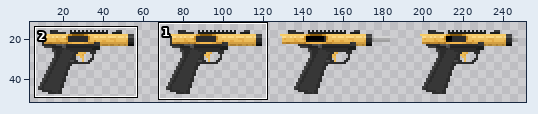
File history of a sprite sheet, Assets/Art/Sprites/Player/TranquilizerPistol.png. Above, an overview of the earlier version with the close-up marked.
Close-up. As it was:
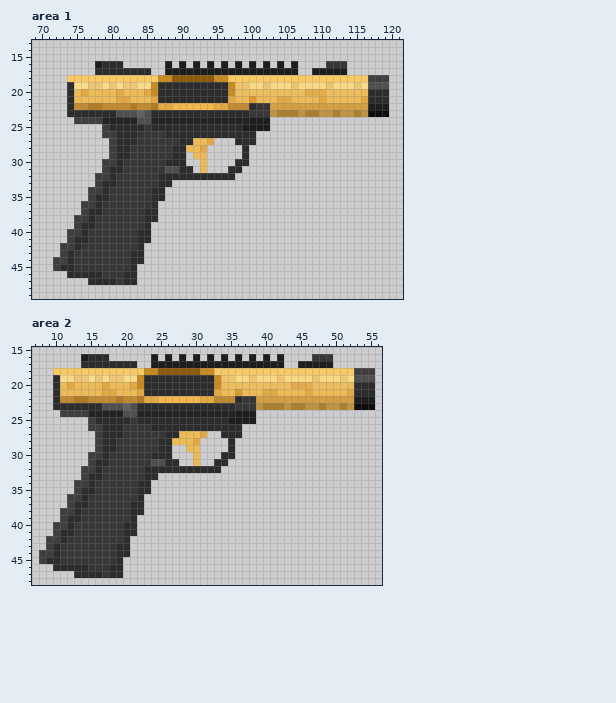
The file is 256x64 pixels. Colours within 5 levels of each other are drawn and written as one. Shown: area 1: x 69..121, y 13..49; area 2: x 7..56, y 15..48. The old version is drawn lined up with the new one. The wide view leaves out empty margins. The commit also changed other parts of the picture, which this record leaves out.
Now the later version:
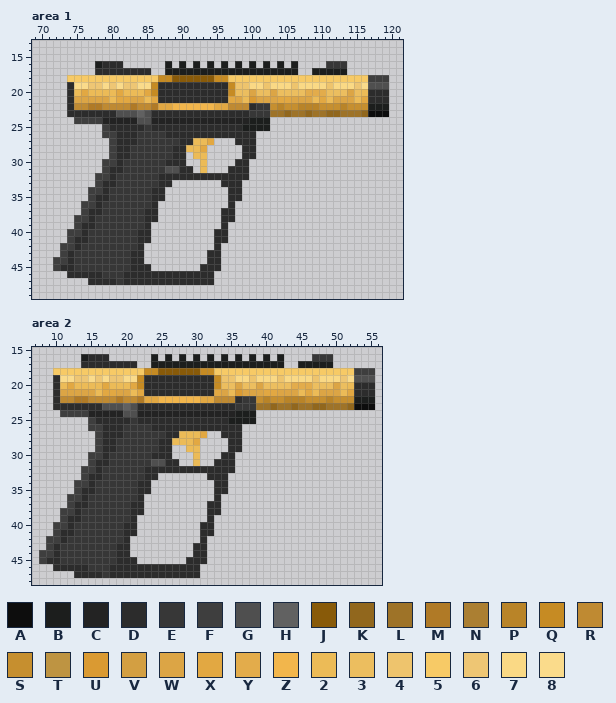
Palette (. is transparent): A #0d0d0d  B #1c1e1d  C #232323  D #2c2c2c  E #373737  F #3e3e3e  G #4f4f4f  H #616161  J #885a09  K #91671d  L #9e7328  M #b07a26  N #ab7f32  P #b98428  Q #c68b23  R #bf8a32  S #c68f2f  T #be9442  U #da9a32  V #d39f42  W #dca545  X #e2a842  Y #e3ac4b  Z #f2b64c  2 #ecbb57  3 #ecbe5f  4 #eec46d  5 #f7ca66  6 #eec674  7 #fad985  8 #fadb8b
Edits made:
whole drawing moved by +1,+0 (the old picture is shown already moved)
Changed rows in their new state; - is an unchanged pixel.
Area 1:
first column x 75:
20 -------------------------W--W----------W--
21 WWWWW---WW-------------W--WWW--WWW---WWW--
22 ----------------------------SPSSPPPSSSPSSS
23 ----------------------------LLKLLKLLKKLLLK
first column x 84:
28 ----------------D
29 ----------------D
31 ---------------D-
32 --------------DD-
33 ------------DDD--
34 -------------DD--
35 -------------DD--
36 -------------D---
37 ------------DD---
38 ------------DD---
39 ------------D----
40 -----------DD----
41 -----------DD----
42 -----------D-----
43 ----------DD-----
44 ----------DD-----
45 DD-------DDD-----
46 DDDDDDDDDDD------
47 DDDDDDDDDDD------
Area 2:
first column x 11:
20 -------------------------W--W----------W--
21 WWWWW---WW-------------W--WWW--WWW---WWW--
22 ----------------------------SPSSPPPSSSPSSS
23 ----------------------------LLKLLKLLKKLLLK
first column x 20:
28 ----------------D
29 ----------------D
31 ---------------D-
32 --------------DD-
33 ------------DDD--
34 -------------DD--
35 -------------DD--
36 -------------D---
37 ------------DD---
38 ------------DD---
39 ------------D----
40 -----------DD----
41 -----------DD----
42 -----------D-----
43 ----------DD-----
44 ----------DD-----
45 DD-------DDD-----
46 DDDDDDDDDDD------
47 DDDDDDDDDDD------
